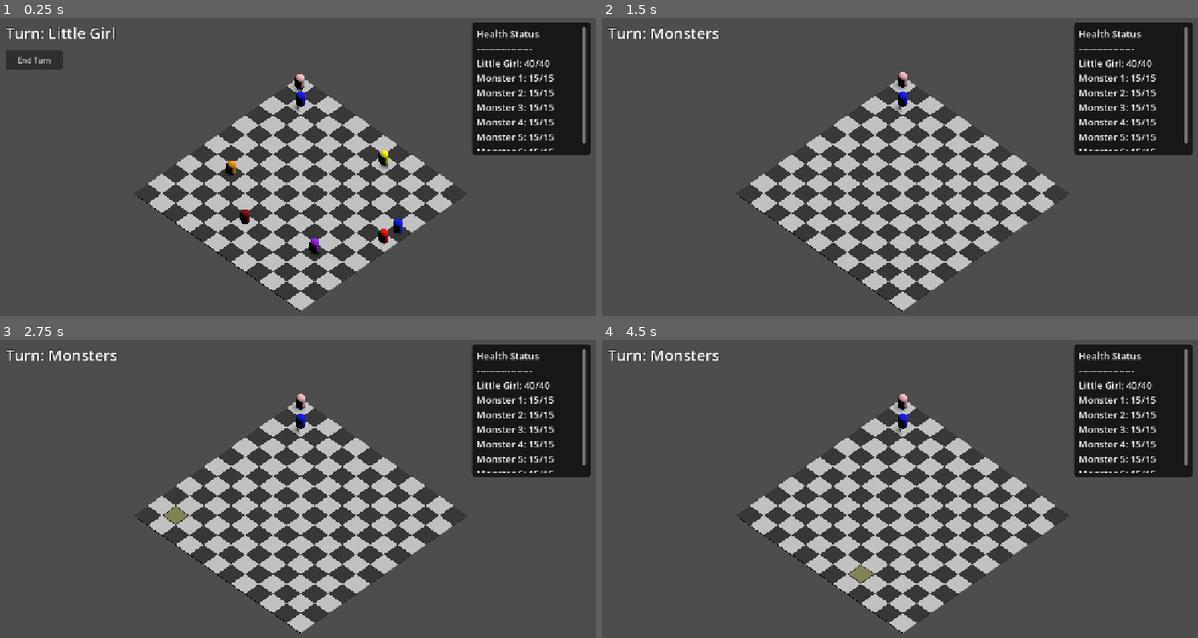
Above: before the commit, frames 1-4 (two rows, left to right).
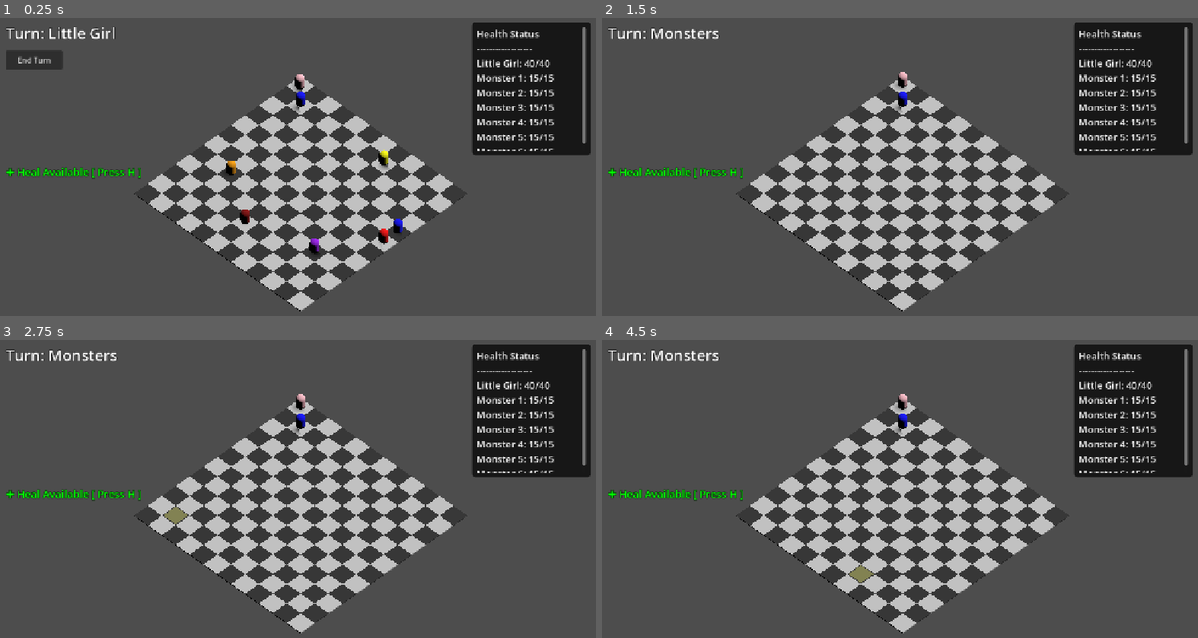
Above: after the commit, the same moments.

Repository: Absion/Invis-Monster-Chess-Game
Game: Godot game, scene res://scenes/combat_test.tscn
The game is run twice, just before and just after one commit, with the same random seed, the same clock (stepped at 60 frames per second) and the same inputs.
Inputs (mouse positions are in pixels of both pictures, inside the frame that each line leads up to):
- Up to frame 1 (0.25 s): no input
- Up to frame 2 (1.5 s): click "End Turn" at 0.5 s; tap H at 1.25, 1.35 s; move the mouse to (1037, 167) at 1.27 s; click (1037, 167) at 1.42 s
- Up to frame 3 (2.75 s): tap H at 2, 2.1 s; move the mouse to (178, 521) at 2.02 s; click (178, 521) at 2.17 s
- Up to frame 4 (4.5 s): tap H at 2.75, 2.85, 4.25, 4.35 s; move the mouse to (965, 429) at 2.77 s; click (965, 429) at 2.92 s; click "End Turn" at 3.5 s; move the mouse to (870, 575) at 4.27 s; click (870, 575) at 4.42 s

The runs differ from the first frame. In frame 1, 0.4% of the frame differs, in the area x 1-24%, y 50-55%; in frame 2, 0.4%; in frame 3, 0.4%; in frame 4, 0.4%.

Commit message:
Added ability to heal the girl once per game

Diff:
--- a/context/combat_context.gd
+++ b/context/combat_context.gd
@@ -30,6 +30,7 @@
 var combo_timer: float = 0.0
 var combo_active: bool = false
 var hit_monsters_this_turn: Array[Actor] = []
+var can_heal: bool = true
 
 ## Visual mesh that hovers over valid target squares
 var hover_indicator: MeshInstance3D
@@ -123,6 +124,12 @@
 
 ## Godot's built-in input interceptor. We use this to detect mouse clicks on the 3D grid.
 func _unhandled_input(event: InputEvent) -> void:
+	if event is InputEventKey and event.pressed and not event.echo:
+		if event.keycode == KEY_H:
+			if turn_manager.current_phase == TurnManager.TurnPhase.MAN and not is_acting:
+				_handle_heal()
+		return
+
 	if event is InputEventMouseMotion or (event is InputEventMouseButton and (event.button_index == MOUSE_BUTTON_LEFT or event.button_index == MOUSE_BUTTON_RIGHT) and event.pressed):
 		var camera = get_viewport().get_camera_3d()
 		if not camera: return
@@ -244,6 +251,30 @@
 		is_acting = false
 		print("Special Attack Finished! Combo reset to 0.")
 	)
+
+## Executes the heal ability on the Little Girl
+func _handle_heal() -> void:
+	if not can_heal: return
+
+	var girl = _find_actor_by_name("Little Girl")
+	if girl and is_instance_valid(girl) and girl.current_health > 0:
+		can_heal = false
+		girl.current_health = min(girl.current_health + 5, girl.data.max_health)
+		print("Little Girl healed for 5 HP! Current HP: ", girl.current_health)
+
+		# Flash green
+		if is_instance_valid(girl.model):
+			var mat = girl.model.material_override as StandardMaterial3D
+			if mat:
+				var orig_color = mat.albedo_color
+				mat.albedo_color = Color.GREEN
+				var t = get_tree().create_tween()
+				t.tween_interval(0.3)
+				t.tween_callback(func(): if is_instance_valid(girl.model): mat.albedo_color = orig_color)
+
+		# Clear UI
+		if combat_ui:
+			combat_ui.clear_heal_ui()
 
 ## Executes the fast-paced blind attack mechanic.
 func _execute_blind_attack(actor: Actor, target_x: int, target_z: int) -> void:
--- a/scenes/combat_ui.gd
+++ b/scenes/combat_ui.gd
@@ -14,6 +14,7 @@
 var combo_panel: Panel = Panel.new()
 var combo_label: Label = Label.new()
 var special_label: Label = Label.new()
+var heal_label: Label = Label.new()
 
 var turn_manager: TurnManager
 var grid_manager: GridManager
@@ -85,6 +86,15 @@
 	special_label.text = "★ Special Attack Ready! ★\n       [ Right Click ]"
 	special_label.hide()
 	add_child(special_label)
+
+	# Heal UI
+	heal_label.position = Vector2(20, 320)
+	heal_label.add_theme_font_size_override("font_size", 22)
+	heal_label.add_theme_color_override("font_color", Color.GREEN)
+	heal_label.add_theme_color_override("font_outline_color", Color.BLACK)
+	heal_label.add_theme_constant_override("outline_size", 4)
+	heal_label.text = "✚ Heal Available [ Press H ]"
+	add_child(heal_label)
 
 	var scroll = ScrollContainer.new()
 	scroll.position = Vector2(10, 10)
@@ -168,3 +178,6 @@
 	else:
 		combo_panel.hide()
 		special_label.hide()
+
+func clear_heal_ui() -> void:
+	heal_label.hide()
